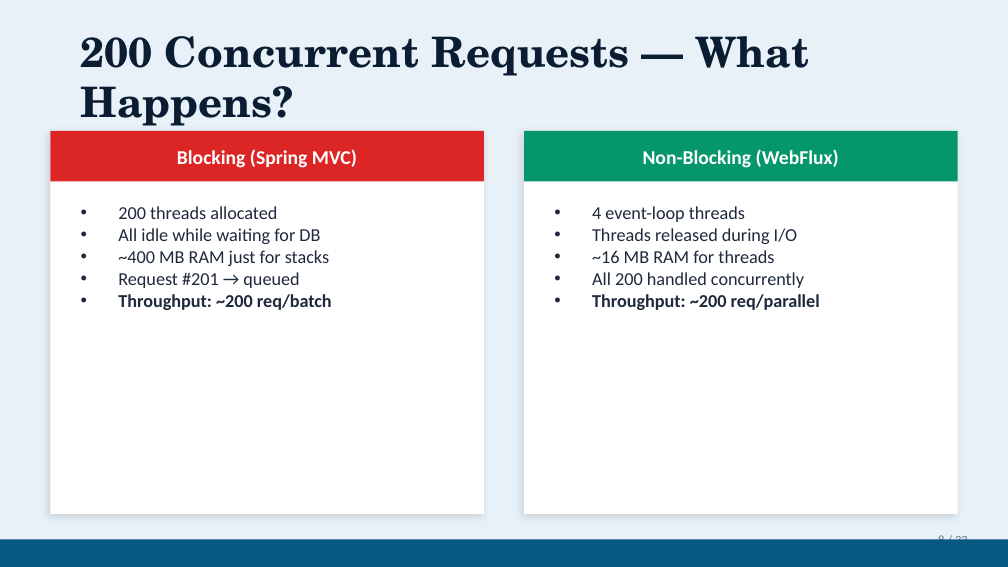
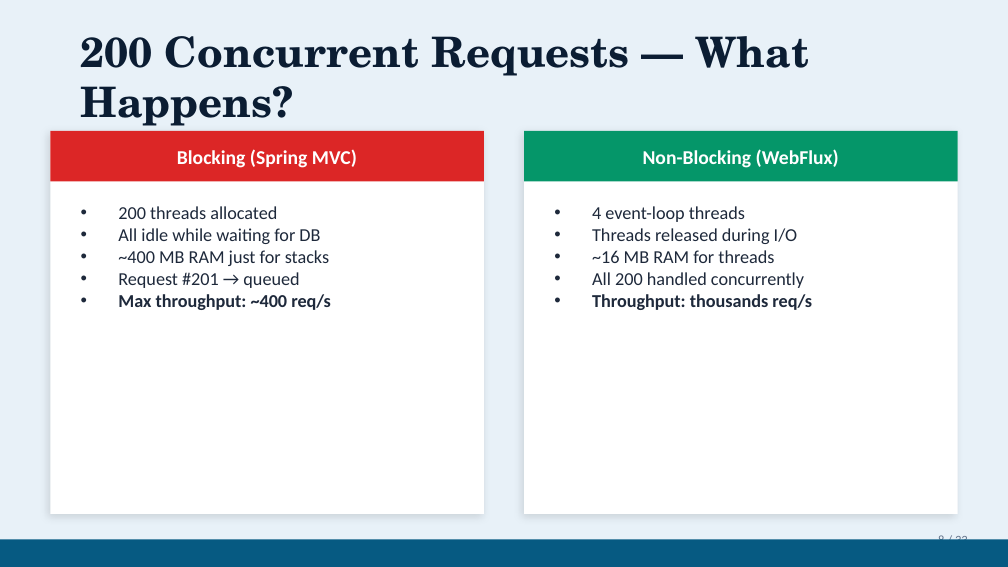
Before and after one commit to gitkoyot/reactor-presentation, a slide deck: slide 8 of WebFlux-Reactive-vs-Blocking.pptx. Drawn at 1008x567 pixels with LibreOffice and Linux fonts; fonts in the diff are those of the drawing. Boxes give left, top, right and bottom in pixels: in the first picture for what was removed or moved away, otherwise in the second. Text is boxed around its words. In the diff, an @@ line names an element or a change of style, - is before the commit and + after.

```diff
--- a/WebFlux-Reactive-vs-Blocking.pptx
+++ b/WebFlux-Reactive-vs-Blocking.pptx
@@ text at (118,294,331,310): text changed @@
-• Throughput: ~200 req/batch
+• Max throughput: ~400 req/s
@@ text at (592,294,812,310): text changed @@
-• Throughput: ~200 req/parallel
+• Throughput: thousands req/s
```
Also in this commit, not shown: 8 other slides changed, 1 other file.
